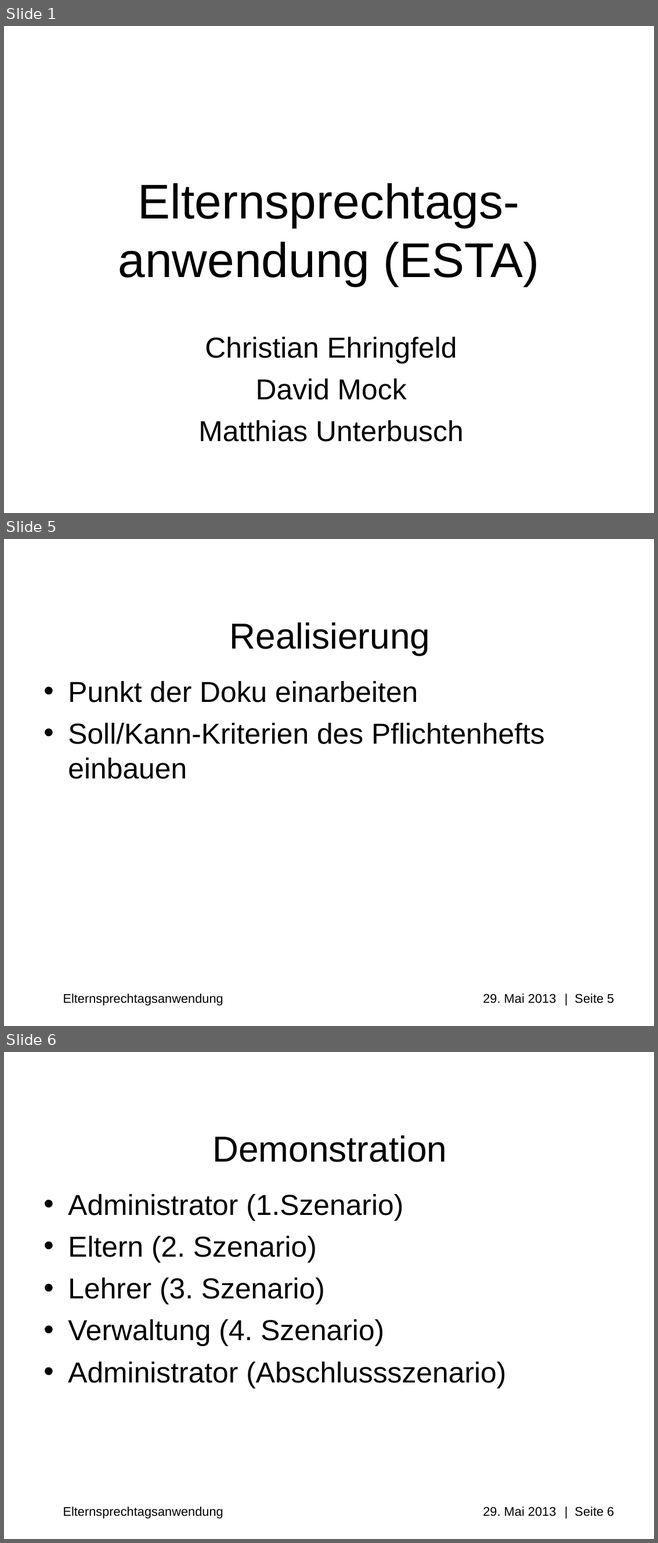
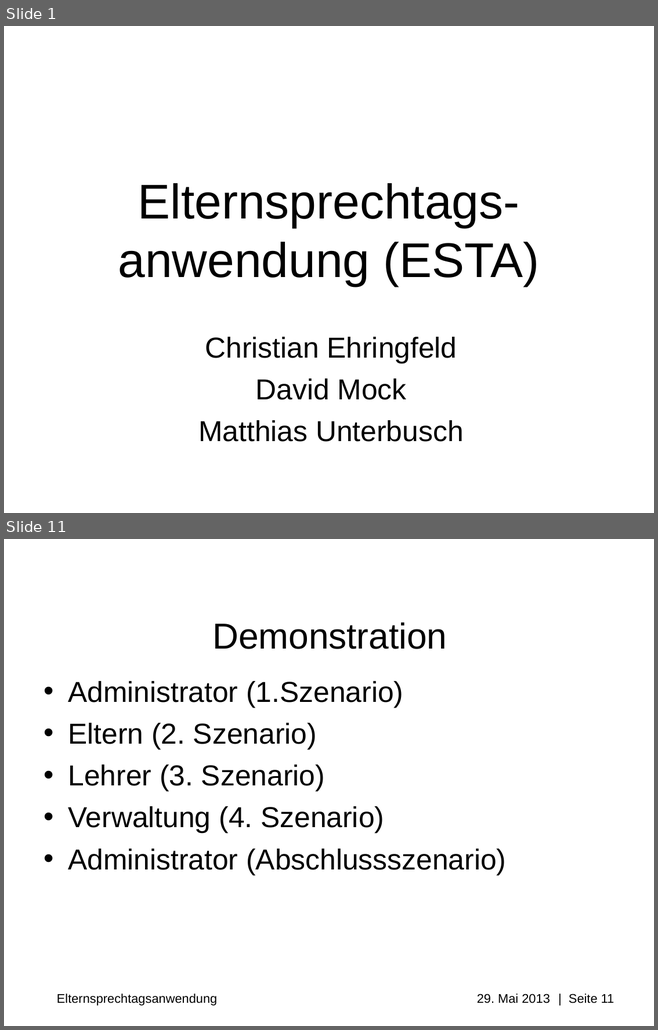
Before and after one commit to Professi/esta, a slide deck: docs/Praesentation/Elternsprechtagsapplikation(ESTA).ppt. Shown one above the other, each under a label of ours: slides 1, 5 and 6 before the commit, slides 1 and 11 after it; the slides between them are not shown. The pictures are 658x1543 and 658x1030 pixels, drawn with LibreOffice and Linux fonts; fonts in the diff are those of the drawing; background and template pictures are left out. Boxes give left, top, right and bottom in pixels: in the first picture for what was removed or moved away, otherwise in the second. Text is boxed around its words. In the diff, an @@ line names an element or a change of style, - is before the commit and + after.

```diff
--- a/docs/Praesentation/Elternsprechtagsapplikation(ESTA).ppt
+++ b/docs/Praesentation/Elternsprechtagsapplikation(ESTA).ppt
@@ slide 5 removed at [4, 539, 654, 1026], background #FFFFFF; not listed: 1 template element that a slide beside it also shows @@
@@ title removed at [230, 623, 430, 655] @@
-Realisierung
@@ text removed at [68, 681, 545, 779] @@
-• Punkt der Doku einarbeiten
-• Soll/Kann-Kriterien des Pflichtenhefts einbauen
@@ what was slide 6 is now slide 11 @@
@@ text at [57, 994, 614, 1006]: text changed @@
-Elternsprechtagsanwendung 29. Mai 2013 | Seite 6
+Elternsprechtagsanwendung 29. Mai 2013 | Seite 11
```
Also in this commit, not shown: 2 slides changed, 7 slides added, 1 other slide removed, 3 other files.
